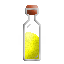
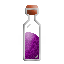
Two versions of the same layered image (64 x 64). Layer-by-layer changes:
hid "yellow FFFF00" over [25, 32, 39, 59]
showed "purple 800080" over [25, 32, 39, 59]
